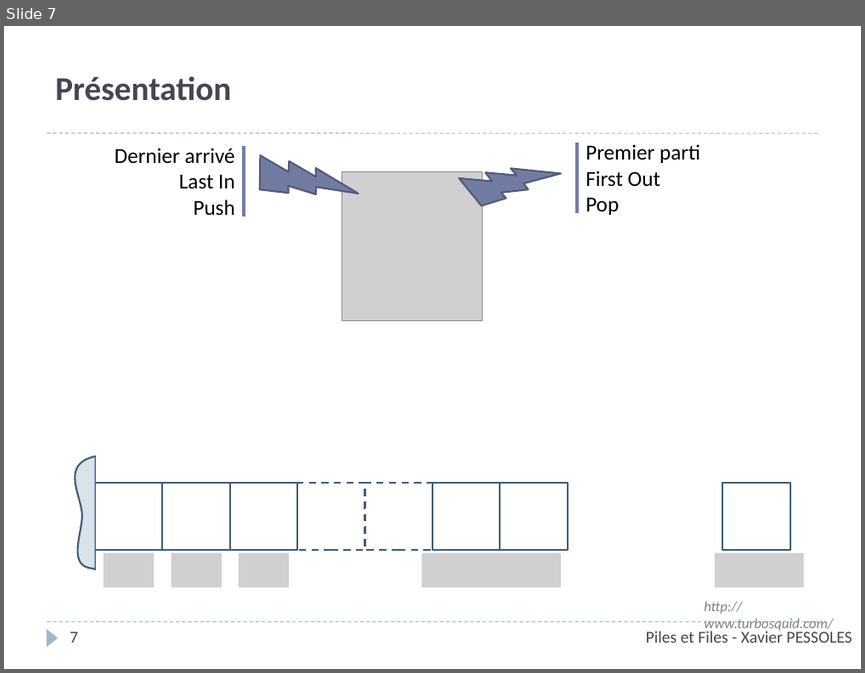
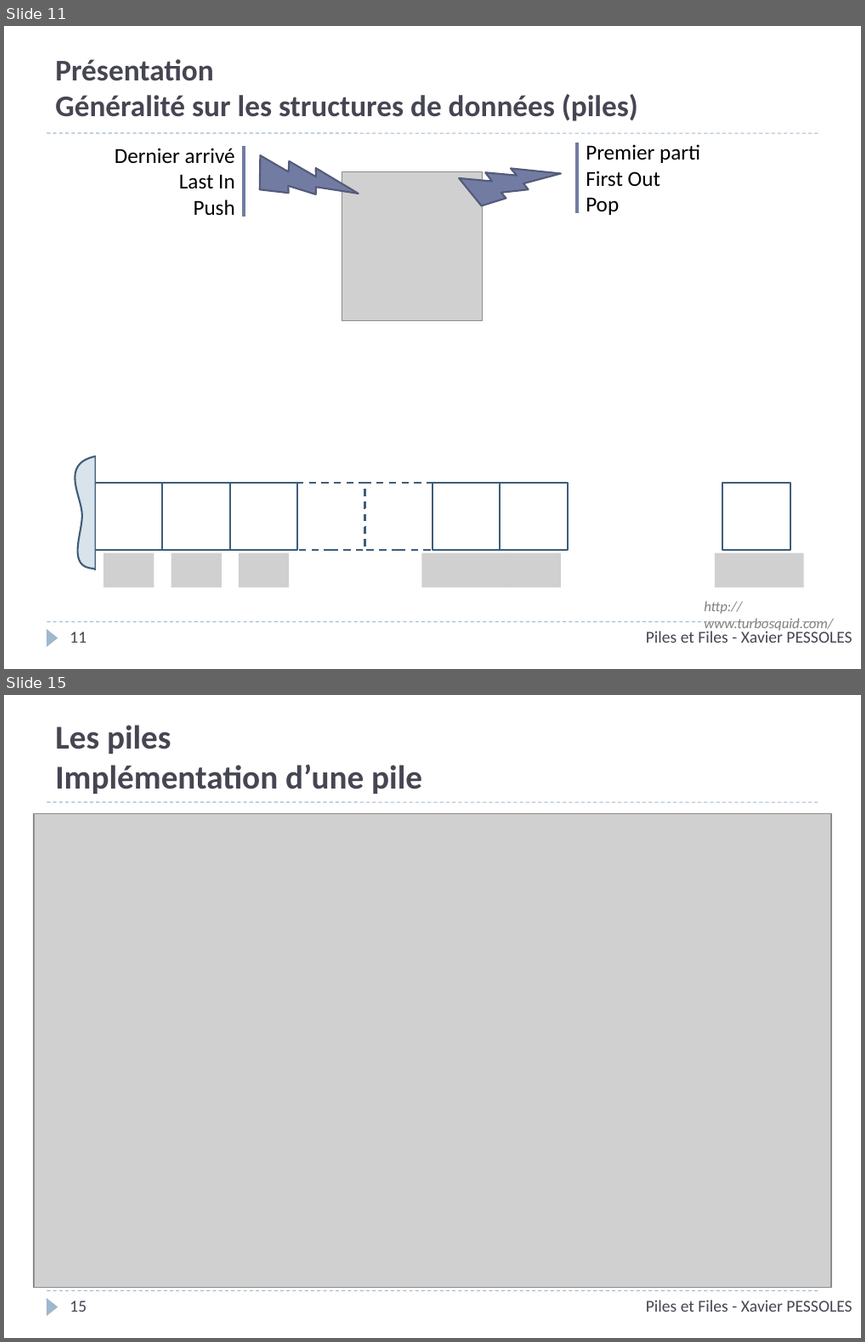
Before and after one commit to xpessoles/Informatique, a slide deck: P_05_AlgorithmiqueProgrammation/02_Piles/P_05_02_Piles_Cours_PPT.pptx. Shown one above the other, each under a label of ours: slide 7 before the commit, slides 11 and 15 after it; the slides between them are not shown. The pictures are 865x673 and 865x1342 pixels, drawn with LibreOffice and Linux fonts; fonts in the diff are those of the drawing; grey boxes stand for pictures; background and template pictures are left out. Boxes give left, top, right and bottom in pixels: in the first picture for what was removed or moved away, otherwise in the second. Text is boxed around its words. In the diff, an @@ line names an element or a change of style, - is before the commit and + after.

```diff
--- a/P_05_AlgorithmiqueProgrammation/02_Piles/P_05_02_Piles_Cours_PPT.pptx
+++ b/P_05_AlgorithmiqueProgrammation/02_Piles/P_05_02_Piles_Cours_PPT.pptx
@@ slide 15 added at bbox=[4, 695, 861, 1338], background #FFFFFF; not listed: 3 template elements that a slide beside it also shows @@
@@ title added at bbox=[55, 725, 422, 794], 28 pt, text #464653, bold @@
+Les piles
+Implémentation d’une pile
@@ picture added at bbox=[34, 814, 832, 1287] @@
@@ page number added at bbox=[69, 1300, 86, 1311], 14 pt, text #464653 @@
+15
@@ text added at bbox=[646, 1299, 851, 1311], 14 pt, text #464653 @@
+Piles et Files - Xavier PESSOLES
@@ what was slide 7 is now slide 11 @@
@@ slide 11 changed as well @@
@@ title at bbox=[55, 59, 638, 121]: text changed; size 28 to 25.2 pt @@
-Présentation
+Présentation
+Généralité sur les structures de données (piles)
@@ page number at bbox=[69, 631, 86, 642]: text changed @@
-7
+11
```
Also in this commit, not shown: 5 other slides changed, 11 other slides added, 2 slides removed.
